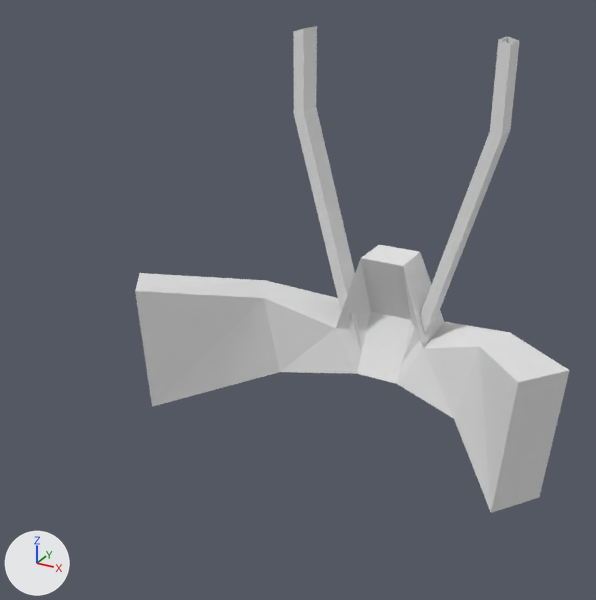
A saved change to the Blender file DescentRemake/Assets/_models/cockpit.blend.
Rendered twice from a 50 mm lens placed at (2.26, -1.59, 2.17), pointed at (0.0, 2.52, 0.12). Arrows for +X, +Y and +Z are at lower left; the lights stay in place.
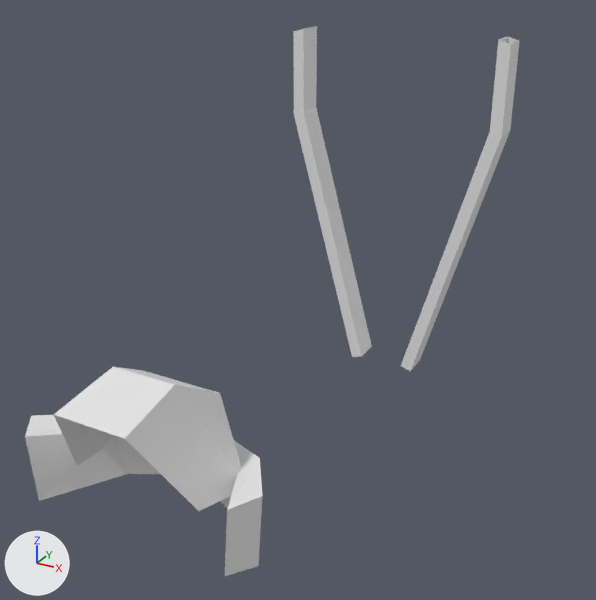
Commit message: Some nice progress with the cockpit

Pixel boxes [x1, y1, x2, y2] of what changed, in the pictures (596 x 600 px):
'Cube', deleted: before [135, 245, 570, 513]
'window', added: after [54, 367, 242, 511]
'bow', added: after [25, 415, 262, 576]

Edits to the bpy script that builds the scene:
```text
Add me_cube_1:
    me_cube_1.from_pydata(...)  # 21 vertices, 20 faces, 1 loose edge; spans x 0.0..1.32, y -1.5..0.01, z -0.57..0.32
    me_cube_1.materials.append(mat_material)  # white #e7e7e7
Add me_cube_001:
    me_cube_001.from_pydata([(-0.369, -0.247, -0.231), (-0.2, -0.504, 0.256), (-0.153, 0.354, -0.324), (-0.234, 0.156, 0.151), (0.369, -0.247, -0.231), (0.2, -0.504, 0.256), (0.153, 0.354, -0.324), (0.234, 0.156, 0.151), (-0.181, -0.122, 0.32), (-0.421, 0.083, -0.297), (0.181, -0.122, 0.32), (0.421, 0.083, -0.297)], [(7, 11)], [(3, 9, 8), (3, 7, 6, 2), (10, 5, 4, 11), (2, 9, 3), (10, 7, 3, 8), (5, 10, 8, 1), (7, 10, 11, 6), (1, 8, 9, 0)])
Remove ob_cube:
    ob_cube = bpy.data.objects.new('Cube', me_cube)
    ob_cube.location = (0.0, 4.0, -0.35)
    ob_cube.scale = (0.521, 0.521, 0.521)
    _m = ob_cube.modifiers.new('Mirror', 'MIRROR')
Add ob_bow:
    ob_bow = bpy.data.objects.new('bow', me_cube_1)
    ob_bow.location = (0.0, 1.588, -0.237)
    ob_bow.scale = (0.521, 0.521, 0.521)
    _m = ob_bow.modifiers.new('Mirror', 'MIRROR')
    _m.merge_threshold = 0.04
Add ob_window:
    ob_window = bpy.data.objects.new('window', me_cube_001)
    ob_window.location = (0.0, 1.15, -0.014)
```
